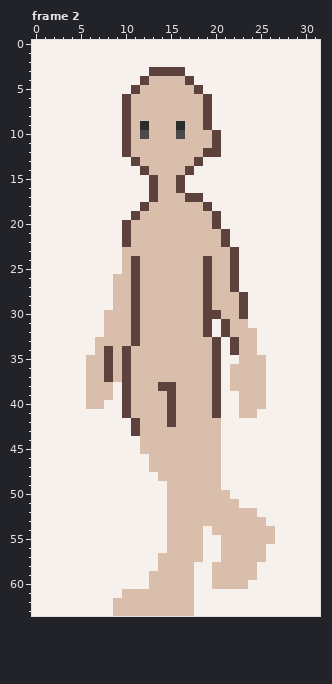
Edited in one commit: pixel-art file (assets/art/characters/asprite/character-walkcycle.aseprite). This is how it looked before the edit.
32x64 pixels, 8 frames. Shown: frame 2.
After the commit:
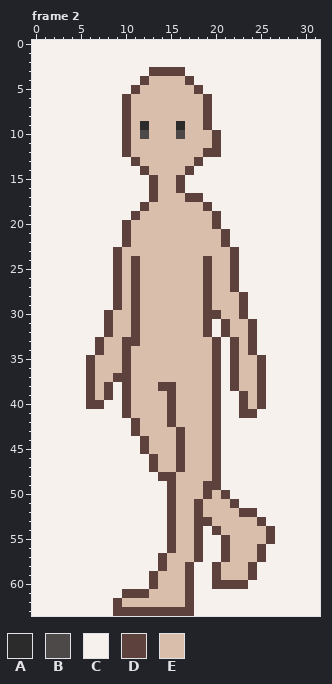
Palette (. is transparent): A #2b2b2b  B #4c4948  C #f6f1ec  D #5c413d  E #d9beac
The exact change:
Frame 2, layer "skin-outline":
y 23..25: x 9 C -> D
y 26..29: x 9 E -> D
y 30: x 8 E -> D
y 31: x 8 E -> D; x 24 C -> D
y 32: x 8 E -> D; x 24 E -> D
y 33: x 7 E -> D; x 10 E -> D; x 24 E -> D
y 34: x 7..8 ED -> DE; x 24 E -> D
y 35: x 6 E -> D; x 8 D -> E; x 22 C -> D; x 25 E -> D
y 36: x 6 E -> D; x 8 D -> E; x 22 E -> D; x 25 E -> D
y 37: x 6 E -> D; x 8..9 DE -> ED; x 22 E -> D; x 25 E -> D
y 38: x 6 E -> D; x 8 E -> D; x 22 E -> D; x 25 E -> D
y 39: x 6 E -> D; x 8 E -> D; x 23 E -> D; x 25 E -> D
y 40: x 6..7 EE -> DD; x 23 E -> D; x 25 E -> D
y 41: x 23..24 EE -> DD
y 42: x 20 E -> D
y 43: x 16 E -> D; x 20 E -> D
y 44..45: x 12 E -> D; x 16 E -> D; x 20 E -> D
y 46..47: x 13 E -> D; x 16 E -> D; x 20 E -> D
y 48: x 14..15 EE -> DD; x 20 E -> D
y 49: x 15 E -> D; x 19..20 EE -> DD
y 50: x 15 E -> D; x 19 E -> D; x 21 E -> D
y 51: x 15 E -> D; x 18 E -> D; x 22 E -> D
y 52: x 15 E -> D; x 18 E -> D; x 23..24 EE -> DD
y 53: x 15 E -> D; x 18..19 EE -> DD; x 25 E -> D
y 54: x 15 E -> D; x 18 E -> D; x 20 E -> D; x 26 E -> D
y 55: x 15 E -> D; x 18 E -> D; x 21 E -> D; x 26 E -> D
y 56: x 15 E -> D; x 18 E -> D; x 21 E -> D; x 25 E -> D
y 57: x 14 E -> D; x 18 E -> D; x 21 E -> D; x 25 E -> D
y 58: x 14 E -> D; x 17 E -> D; x 20 E -> D; x 24 E -> D
y 59: x 13 E -> D; x 17 E -> D; x 20 E -> D; x 24 E -> D
y 60: x 13 E -> D; x 17 E -> D; x 20..23 EEEE -> DDDD
y 61: x 10..12 EEE -> DDD; x 17 E -> D
y 62: x 9 E -> D; x 17 E -> D
y 63: x 9..17 EEEEEEEEE -> DDDDDDDDD
Where, in picture pixels (left, top, right, bottom), the same in both pictures:
changed: (86, 247, 275, 616)
